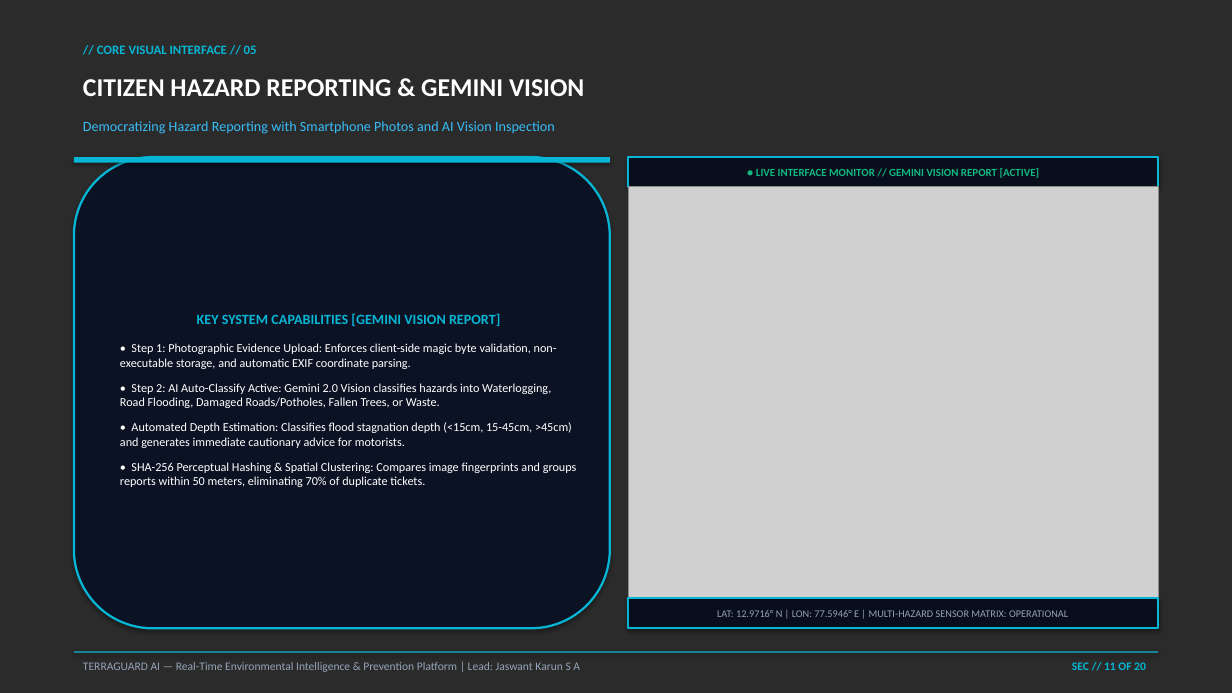
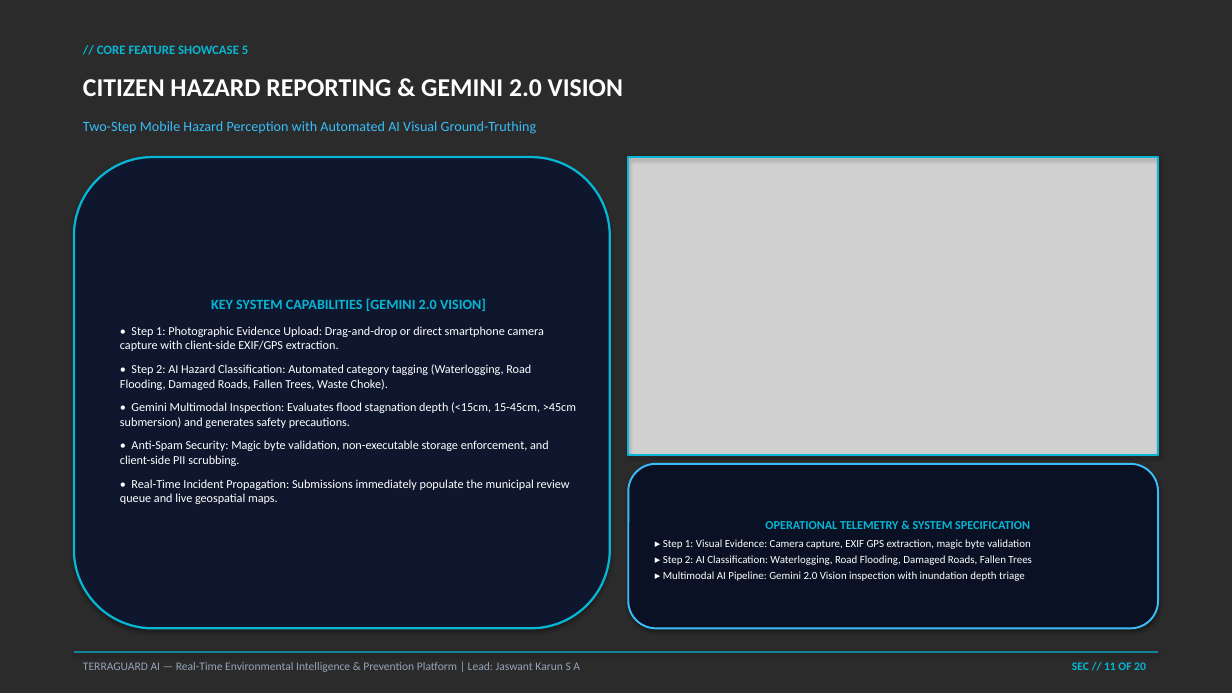
Before and after one commit to Jaswant-Karun/TerraGuard-AI, a slide deck: slide 11 of INFINEX_2K26_TerraGuard_AI_Presentation.pptx. Drawn at 1232x693 pixels with LibreOffice and Linux fonts; fonts in the diff are those of the drawing; grey boxes stand for pictures; background and template pictures are left out; a plain dark background stands for a picture behind light text. Boxes give left, top, right and bottom in pixels: in the first picture for what was removed or moved away, otherwise in the second. Text is boxed around its words. In the diff, an @@ line names an element or a change of style, - is before the commit and + after.

```diff
--- a/INFINEX_2K26_TerraGuard_AI_Presentation.pptx
+++ b/INFINEX_2K26_TerraGuard_AI_Presentation.pptx
@@ text at (97,45,248,54): text changed @@
-// CORE VISUAL INTERFACE // 05
+// CORE FEATURE SHOWCASE 5
@@ text at (83,79,623,96): text changed @@
-CITIZEN HAZARD REPORTING & GEMINI VISION
+CITIZEN HAZARD REPORTING & GEMINI 2.0 VISION
@@ text at (83,121,537,134): text changed @@
-Democratizing Hazard Reporting with Smartphone Photos and AI Vision Inspection
+Two-Step Mobile Hazard Perception with Automated AI Visual Ground-Truthing
@@ rounded rectangle "KEY SYSTEM CAPABILITIES [GEMINI 2.0 ..." at (74,157,610,628): fill #0B1224 to #0E172E @@
@@ rectangle removed at (74,157,610,163) @@
@@ picture: place and size @@
-picture at (628,187,1158,598)
+picture at (628,157,1158,455)
@@ rectangle removed at (628,157,1158,187) @@
-● LIVE INTERFACE MONITOR // GEMINI VISION REPORT [ACTIVE]
@@ rectangle added at (628,157,1158,455), outline #06B6D4 1.5 pt @@
@@ text in rounded rectangle at (120,298,576,504): text changed @@
-KEY SYSTEM CAPABILITIES [GEMINI VISION REPORT]
-• Step 1: Photographic Evidence Upload: Enforces client-side magic byte validation, non-executable storage, and automatic EXIF coordinate parsing.
-• Step 2: AI Auto-Classify Active: Gemini 2.0 Vision classifies hazards into Waterlogging, Road Flooding, Damaged Roads/Potholes, Fallen Trees, or Waste.
-• Automated Depth Estimation: Classifies flood stagnation depth (<15cm, 15-45cm, >45cm) and generates immediate cautionary advice for motorists.
-• SHA-256 Perceptual Hashing & Spatial Clustering: Compares image fingerprints and groups reports within 50 meters, eliminating 70% of duplicate tickets.
+KEY SYSTEM CAPABILITIES [GEMINI 2.0 VISION]
+• Step 1: Photographic Evidence Upload: Drag-and-drop or direct smartphone camera capture with client-side EXIF/GPS extraction.
+• Step 2: AI Hazard Classification: Automated category tagging (Waterlogging, Road Flooding, Damaged Roads, Fallen Trees, Waste Choke).
+• Gemini Multimodal Inspection: Evaluates flood stagnation depth (<15cm, 15-45cm, >45cm submersion) and generates safety precautions.
+• Anti-Spam Security: Magic byte validation, non-executable storage enforcement, and client-side PII scrubbing.
+• Real-Time Incident Propagation: Submissions immediately populate the municipal review queue and live geospatial maps.
@@ rounded rectangle added at (628,464,1158,628), fill #0A1124, outline #38BDF8 1.5 pt, 8.5 pt, text #FFFFFF @@
+OPERATIONAL TELEMETRY & SYSTEM SPECIFICATION
+▸ Step 1: Visual Evidence: Camera capture, EXIF GPS extraction, magic byte validation
+▸ Step 2: AI Classification: Waterlogging, Road Flooding, Damaged Roads, Fallen Trees
+▸ Multimodal AI Pipeline: Gemini 2.0 Vision inspection with inundation depth triage
@@ rectangle removed at (628,598,1158,628) @@
-LAT: 12.9716° N | LON: 77.5946° E | MULTI-HAZARD SENSOR MATRIX: OPERATIONAL
```
Also in this commit, not shown: 10 other slides changed, 9 slides added, 9 slides removed, 2 other files.
